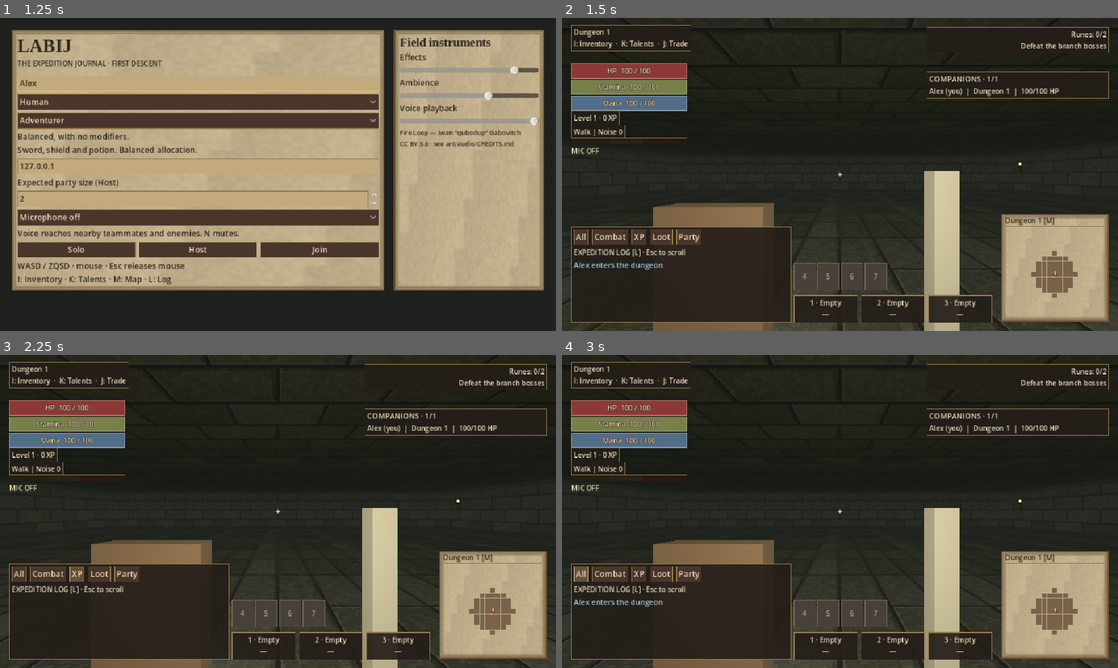
Above: before the commit, frames 1-4 (two rows, left to right).
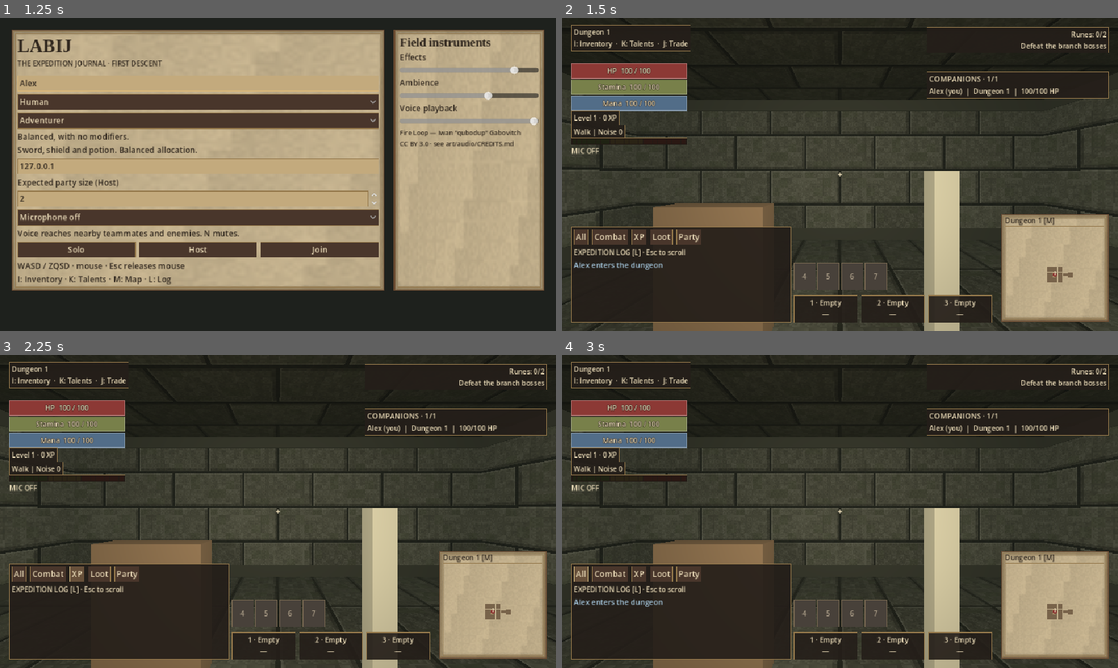
Above: after the commit, the same moments.

Repository: tdonnenfeld/LABIJ
Game: Godot game, scene res://game/main.tscn
Two runs of this game, one before a commit and one after it. Both use one fixed random seed, a clock stepped at 60 frames per second and the inputs below. Sound files missing from this copy of the repository are replaced by a short silence.
Inputs (mouse positions are in pixels of both pictures, inside the frame that each line leads up to):
- Up to frame 1 (1.25 s): click (200, 83) at 0.52 s; type "Alex" at 0.6 s
- Up to frame 2 (1.5 s): click "Solo" at 1.25 s
- Up to frame 3 (2.25 s): click "XP" at 2 s
- Up to frame 4 (3 s): click "All" at 2.75 s

Frame 1 is identical in both runs. In frame 2, 22% of the frame differs, in the area x 0-100%, y 22-90%; in frame 3, 22%; in frame 4, 22%.

Commit message:
Generate compact chambers and physical single-file corridors

Diff:
--- a/game/dungeon.gd
+++ b/game/dungeon.gd
@@ -1,6 +1,9 @@
 extends Node3D
 
 const CELL := 3.0
+const SINGLE_FILE := 1.2
+const PASSING := 1.9
+const SIDES := [Vector2i.UP, Vector2i.DOWN, Vector2i.LEFT, Vector2i.RIGHT]
 const VisualBuilder = preload("res://game/visuals/dungeon_visual_builder.gd")
 var visual_builder: Node3D
 var debug_geometry := false
@@ -10,8 +13,12 @@
 var visual := true
 var end_cell := Vector2i.ZERO
 var rooms: Array[Vector2i] = []
+var room_bounds: Array[Rect2i] = []
+var room_tiles: Dictionary = {}
+var corridor_widths: Dictionary = {}
+var corridor_blocks: Array = []
 
-func generate(seed_value: int, render_geometry: bool = true, room_count: int = 9) -> void:
+func generate(seed_value: int, render_geometry: bool = true, room_count: int = 9, boss_room: bool = false) -> void:
 	visual = render_geometry
 	debug_geometry = "--debug-geometry" in OS.get_cmdline_user_args()
 	var rng := RandomNumberGenerator.new()
@@ -21,28 +28,7 @@
 		wall_material = StandardMaterial3D.new()
 		floor_material.albedo_color = Color("#514d43")
 		wall_material.albedo_color = Color("#77705e")
-	var previous := Vector2i(0, 0)
-	var heading := Vector2i.RIGHT
-	for i in range(room_count):
-		var center := previous + heading * rng.randi_range(7, 11) + Vector2i(-heading.y, heading.x) * rng.randi_range(-4, 4)
-		if i == 0:
-			center = Vector2i.ZERO
-		rooms.append(center)
-		var size := Vector2i(rng.randi_range(3, 5), rng.randi_range(3, 5))
-		for x in range(-size.x, size.x + 1):
-			for y in range(-size.y, size.y + 1):
-				tiles[center + Vector2i(x, y)] = true
-		var p := previous
-		while p.x != center.x:
-			p.x += signi(center.x - p.x)
-			tiles[p] = true
-		while p.y != center.y:
-			p.y += signi(center.y - p.y)
-			tiles[p] = true
-		previous = center
-		if rng.randf() < 0.45:
-			heading = Vector2i.RIGHT if heading != Vector2i.RIGHT else (Vector2i.UP if rng.randf() < 0.5 else Vector2i.DOWN)
-	end_cell = previous
+	make_layout(rng, maxi(1, room_count), boss_room)
 	for key in tiles:
 		var p: Vector2i = key
 		var origin := Vector3(p.x * CELL, 0, p.y * CELL)
@@ -54,10 +40,13 @@
 				var dimensions := Vector3(0.2, 3, CELL) if d.x != 0 else Vector3(CELL, 3, 0.2)
 				add_box(origin + offset + Vector3.UP * 1.5, dimensions, wall_material)
 
+	for block in corridor_blocks:
+		add_box(block[0], block[1], wall_material)
+
 	if visual and not debug_geometry:
 		visual_builder = VisualBuilder.new()
 		add_child(visual_builder)
-		visual_builder.build(tiles, seed_value)
+		visual_builder.build(tiles, seed_value, corridor_blocks)
 
 func add_box(at: Vector3, dimensions: Vector3, material: StandardMaterial3D) -> void:
 	var body := StaticBody3D.new()
@@ -75,3 +64,63 @@
 	body.add_child(collision)
 	add_child(body)
 	body.position = at
+
+func make_layout(rng: RandomNumberGenerator, count: int, boss_room: bool) -> void:
+	var previous := Vector2i.ZERO
+	var previous_bounds := Rect2i()
+	for i in range(count):
+		var center := Vector2i.ZERO
+		var dimensions := Vector2i(2 + rng.randi_range(0, 1), 2 + rng.randi_range(0, 1))
+		if i == 0 or i == count - 1:
+			dimensions = Vector2i(3, 3)
+		if i == count - 1 and boss_room:
+			dimensions = Vector2i(5, 5)
+		if i > 0:
+			center = previous + Vector2i(rng.randi_range(6, 8), rng.randi_range(-4, 4))
+		var bounds := Rect2i(center - Vector2i(floori(dimensions.x * 0.5), floori(dimensions.y * 0.5)), dimensions)
+		rooms.append(center)
+		room_bounds.append(bounds)
+		for y in range(bounds.position.y, bounds.end.y):
+			for x in range(bounds.position.x, bounds.end.x):
+				var cell := Vector2i(x, y)
+				tiles[cell] = true
+				room_tiles[cell] = true
+		if i > 0:
+			var bend := floori(float(previous_bounds.end.x + bounds.position.x - 1) * 0.5)
+			carve_line(previous, Vector2i(bend, previous.y))
+			carve_line(Vector2i(bend, previous.y), Vector2i(bend, center.y))
+			carve_line(Vector2i(bend, center.y), center)
+		previous = center
+		previous_bounds = bounds
+	end_cell = previous
+	var cells: Array = tiles.keys()
+	cells.sort()
+	var narrow_count := 0
+	for cell in cells:
+		if room_tiles.has(cell):
+			continue
+		var axis := Vector2i.ZERO
+		for side in [Vector2i.RIGHT, Vector2i.DOWN]:
+			var cross := Vector2i(-side.y, side.x)
+			if tiles.has(cell + side) and tiles.has(cell - side) and not tiles.has(cell + cross) and not tiles.has(cell - cross):
+				axis = side
+				break
+		if axis == Vector2i.ZERO:
+			continue
+		var width := SINGLE_FILE if narrow_count == 0 or rng.randf() < 0.6 else PASSING
+		if width == SINGLE_FILE:
+			narrow_count += 1
+		corridor_widths[cell] = {"axis": axis, "width": width}
+		var depth := (CELL - width) * 0.5
+		var across := Vector3(-axis.y, 0, axis.x)
+		var origin := Vector3(cell.x * CELL, 1.5, cell.y * CELL)
+		var dimensions := Vector3(CELL, 3.0, depth) if axis.x != 0 else Vector3(depth, 3.0, CELL)
+		for side in [-1.0, 1.0]:
+			corridor_blocks.append([origin + across * side * (width * 0.5 + depth * 0.5), dimensions])
+
+func carve_line(from: Vector2i, to: Vector2i) -> void:
+	var cell := from
+	tiles[cell] = true
+	while cell != to:
+		cell += Vector2i(signi(to.x - cell.x), signi(to.y - cell.y))
+		tiles[cell] = true
--- a/game/main.gd
+++ b/game/main.gd
@@ -552,7 +552,8 @@
 	var actor := Player.new()
 	actor.name = str(id)
 	add_child(actor)
-	actor.position = Vector3(float(actors.size() % 4) * 0.85, 1.0, float(floori(float(actors.size()) / 4.0)) * 0.85)
+	var landing: Vector3 = world.arrival_position(0, world.stair_position(0, false), actors)
+	actor.position = landing if landing != Vector3.INF else Vector3.UP
 	actor.setup(not dedicated and id == multiplayer.get_unique_id(), not dedicated and DisplayServer.get_name() != "headless")
 	actors[id] = actor
 	var player_name := Profiles.clean_name(str(profile[0]))
@@ -798,7 +799,7 @@
 		for id in stair_cooldowns.keys():
 			stair_cooldowns[id] = maxf(0.0, stair_cooldowns[id] - delta)
 		for id in stair_requests.keys():
-			if world.objective.result == "" and actors.has(id) and stair_cooldowns.get(id, 0.0) <= 0.0 and world.transfer(actors[id], id):
+			if world.objective.result == "" and actors.has(id) and stair_cooldowns.get(id, 0.0) <= 0.0 and world.transfer(actors[id], id, actors):
 				stair_cooldowns[id] = 0.75
 				if multiplayer.has_multiplayer_peer():
 					transition.rpc(tick, id, actors[id].floor_id, actors[id].position, world.monster_snapshot())
--- a/game/player.gd
+++ b/game/player.gd
@@ -53,7 +53,7 @@
 
 func setup(local: bool, visual: bool = true) -> void:
 	collision_layer = 2
-	collision_mask = 1
+	collision_mask = 3
 	var collision := CollisionShape3D.new()
 	var capsule := CapsuleShape3D.new()
 	capsule.radius = 0.32
--- a/game/ui/minimap.gd
+++ b/game/ui/minimap.gd
@@ -11,12 +11,14 @@
 var party: Array = []
 var heading := 0.0
 var floor_title := ""
+var corridor_widths: Dictionary = {}
 
 func refresh(world, actor, actors: Dictionary, angle: float) -> void:
 	floor_id = actor.floor_id
 	center = Acoustics.cell(actor.position)
 	heading = angle
 	floor_title = world.Routes.NAMES[floor_id]
+	corridor_widths = world.floors[floor_id].corridor_widths
 	memory.reveal(floor_id, world.floors[floor_id].tiles, actor.position)
 	markers.clear()
 	markers[Acoustics.cell(world.stair_position(floor_id, false))] = "S" if floor_id == 0 else "U"
@@ -46,7 +48,12 @@
 		if absi(offset.x) > 8 or absi(offset.y) > 8:
 			continue
 		var at := middle + Vector2(offset) * step
-		draw_rect(Rect2(at - Vector2.ONE * step * 0.5, Vector2.ONE * (step - 0.7)), Color("#78634a"))
+		var extent := Vector2.ONE * (step - 0.7)
+		if corridor_widths.has(cell):
+			var corridor: Dictionary = corridor_widths[cell]
+			var narrow: float = step * corridor.width / 3.0
+			extent = Vector2(step, narrow) if corridor.axis.x != 0 else Vector2(narrow, step)
+		draw_rect(Rect2(at - extent * 0.5, extent), Color("#78634a"))
 		if markers.has(cell):
 			draw_string(font, at + Vector2(-4, 4), markers[cell], HORIZONTAL_ALIGNMENT_LEFT, -1, 11, Color("#ffe3a0"))
 		if party.has(cell):
@@ -59,4 +66,5 @@
 	memory.explored.clear()
 	markers.clear()
 	party.clear()
+	corridor_widths = {}
 	queue_redraw()
--- a/game/visuals/dungeon_visual_builder.gd
+++ b/game/visuals/dungeon_visual_builder.gd
@@ -18,7 +18,11 @@
 	var basis := Basis(Vector3.UP, angle).scaled_local(size)
 	batches[key].transforms.append(Transform3D(basis, at))
 
-func build(tiles: Dictionary, seed_value: int) -> void:
+func build(tiles: Dictionary, seed_value: int, corridor_blocks: Array = []) -> void:
+	var narrowed: Dictionary = {}
+	for block in corridor_blocks:
+		var at: Vector3 = block[0]
+		narrowed[Vector2i(roundi(at.x / CELL), roundi(at.z / CELL))] = true
 	for key in tiles:
 		var cell: Vector2i = key
 		var origin := Vector3(cell.x * CELL, 0, cell.y * CELL)
@@ -34,11 +38,13 @@
 			box("trim", at - normal * 0.025 + Vector3.UP * 0.12, Vector3(3, 0.24, 0.22), angle)
 			box("trim", at - normal * 0.025 + Vector3.UP * 2.88, Vector3(3, 0.24, 0.22), angle)
 			var hash_value := posmod(cell.x * 73 + cell.y * 151 + side.x * 17 + side.y * 31 + seed_value, 19)
-			if hash_value == 0:
+			if hash_value == 0 and not narrowed.has(cell):
 				add_torch(at, normal, angle)
-			if hash_value in [4, 11]:
+			if hash_value in [4, 11] and not narrowed.has(cell):
 				box("wall", at - normal * 0.04 + Vector3.UP * 1.5, Vector3(0.34, 3.0, 0.20), angle)
 		add_arch(tiles, cell, origin)
+	for block in corridor_blocks:
+		box("wall", block[0], block[1])
 	flush_batches()
 	for i in range(LIGHT_LIMIT):
 		var light := OmniLight3D.new()
--- a/game/world.gd
+++ b/game/world.gd
@@ -59,10 +59,11 @@
 		var level := Dungeon.new()
 		add_child(level)
 		level.position.y = -i * SPACING
-		level.generate(seed_value + i * 7919, visual, 5 if i >= Routes.MAIN_COUNT else 9)
+		var room_count := (5 if i >= Routes.MAIN_COUNT else 9) + 3 * (clampi(party_size, 1, 8) - 1)
+		level.generate(seed_value + i * 7919, visual, room_count, i >= Routes.MAIN_COUNT)
 		floors[i] = level
 		if i == 1:
-			tablet_position = level.position + Vector3(6, 0, 0)
+			tablet_position = level.position + Vector3(3, 0, 0)
 			if visual:
 				marker(level, Vector3(6, 0, 0), "ANCIENT TABLET [T]", Color("#8ab8a0"))
 		for branch in Routes.PARENTS:
@@ -84,8 +85,8 @@
 		if i == Routes.SANCTUARY:
 			objective.jewel_position = stair_position(i, true)
 		var cells: Array[Vector2i] = []
-		for cell in level.tiles:
-			if Vector2(cell).length() >= 7.0 and Vector2(cell - level.end_cell).length() >= 2.0 and not near_branch_entry(i, level.position + Vector3(cell.x * Dungeon.CELL, 0, cell.y * Dungeon.CELL)):
+		for cell in level.room_tiles:
+			if Vector2(cell).length() >= 4.0 and Vector2(cell - level.end_cell).length() >= 2.0 and not near_branch_entry(i, level.position + Vector3(cell.x * Dungeon.CELL, 0, cell.y * Dungeon.CELL)):
 				cells.append(cell)
 		cells.sort()
 		var count := mini(cells.size(), encounter_count(i, party_size))
@@ -251,7 +252,7 @@
 			if mob.kind in ["crypt_warden", "jewel_sentinel"]:
 				mob.node.get_child(2).visible = mob.phase == 1 and mob.stun <= 0
 
-func transfer(actor, peer_id: int) -> bool:
+func transfer(actor, peer_id: int, actors: Dictionary = {}) -> bool:
 	if objective.result != "" or actor.health <= 0 or actor.attack_phase != 0 or actor.cast_id != "":
 		return false
 	if interact_objective(actor, peer_id):
@@ -262,12 +263,15 @@
 		return false
 	var destination: int = route.destination
 	var arrival: Vector3 = route.arrival
+	var landing := arrival_position(destination, arrival, actors, actor)
+	if landing == Vector3.INF:
+		return false
 	var followers: Array = []
 	for mob in monsters.values():
 		if not mob.boss and mob.health > 0 and mob.floor == old and mob.target == peer_id and horizontal_distance(mob.node.position, actor.position) <= FOLLOW_RADIUS and horizontal_distance(mob.node.position, route.entry) <= FOLLOW_RADIUS:
 			followers.append(mob)
 	actor.floor_id = destination
-	actor.position = arrival + Vector3(0, 1, 0)
+	actor.position = landing
 	actor.velocity = Vector3.ZERO
 	actor.direction = Vector2.ZERO
 	for i in range(followers.size()):
@@ -1020,3 +1024,35 @@
 		return false
 	var distances := Acoustics.reach(floors[speaker.floor_id].tiles, speaker.position, radius)
 	return Acoustics.audible(distances, speaker.position, listener.position, radius)
+
+func arrival_position(floor_id: int, center: Vector3, actors: Dictionary, arriving = null) -> Vector3:
+	var level = floors[floor_id]
+	var candidates: Array[Vector3] = []
+	for z in range(-2, 3):
+		for x in range(-2, 3):
+			var offset := Vector3(x * 0.85, 0, z * 0.85)
+			if offset.length() <= USE_RADIUS:
+				candidates.append(center + offset + Vector3.UP)
+	candidates.sort_custom(func(a: Vector3, b: Vector3):
+		var da := a.distance_squared_to(center)
+		var db := b.distance_squared_to(center)
+		if not is_equal_approx(da, db):
+			return da < db
+		if a.x != b.x:
+			return a.x < b.x
+		return a.z < b.z)
+	for at in candidates:
+		var clear := true
+		for x in [-0.36, 0.36]:
+			for z in [-0.36, 0.36]:
+				if not level.room_tiles.has(Acoustics.cell(at + Vector3(x, 0, z))):
+					clear = false
+		if not clear:
+			continue
+		for other in actors.values():
+			if other != arriving and other.health > 0 and other.floor_id == floor_id and horizontal_distance(at, other.position) < 0.74:
+				clear = false
+				break
+		if clear:
+			return at
+	return Vector3.INF
--- /dev/null
+++ b/tests/compact_dungeons.gd
@@ -0,0 +1,88 @@
+extends SceneTree
+
+const Dungeon = preload("res://game/dungeon.gd")
+const World = preload("res://game/world.gd")
+const Player = preload("res://game/player.gd")
+var failures := 0
+
+func _initialize() -> void:
+	call_deferred("run")
+
+func check(ok: bool, description: String) -> void:
+	if not ok:
+		failures += 1
+		push_error(description)
+
+func connected(level) -> bool:
+	var seen := {Vector2i.ZERO: true}
+	var queue: Array[Vector2i] = [Vector2i.ZERO]
+	var cursor := 0
+	while cursor < queue.size():
+		var cell := queue[cursor]
+		cursor += 1
+		for side in Dungeon.SIDES:
+			var next: Vector2i = cell + side
+			if level.tiles.has(next) and not seen.has(next):
+				seen[next] = true
+				queue.append(next)
+	return seen.size() == level.tiles.size() and seen.has(level.end_cell)
+
+func run() -> void:
+	for seed_value in [0, 1, 123, 42069, 98123, -19]:
+		var level := Dungeon.new()
+		root.add_child(level)
+		level.generate(seed_value, false, 9, true)
+		check(connected(level), "Connected dungeon")
+		check(level.room_bounds.size() == 9 and level.room_bounds[-1].size == Vector2i(5, 5), "Boss chamber")
+		for i in range(8):
+			var extent: Vector2i = level.room_bounds[i].size
+			check(extent.x >= 2 and extent.y >= 2 and extent.x <= 3 and extent.y <= 3, "Compact room")
+		var single := 0
+		for cell in level.corridor_widths:
+			var corridor: Dictionary = level.corridor_widths[cell]
+			check(not level.room_tiles.has(cell), "No pinch inside room")
+			if corridor.width == Dungeon.SINGLE_FILE:
+				single += 1
+		check(single > 0 and level.corridor_blocks.size() == level.corridor_widths.size() * 2, "Physical single-file corridors")
+		level.free()
+	var world := World.new()
+	root.add_child(world)
+	world.build(123, false, 8)
+	var actors := {}
+	for i in range(8):
+		var actor := Player.new()
+		root.add_child(actor)
+		actor.setup(false, false)
+		var landing := world.arrival_position(0, Vector3.ZERO, actors)
+		check(landing != Vector3.INF and landing.length() <= 2.7, "Clear party landing")
+		actor.position = landing
+		actors[i] = actor
+	for a in actors:
+		for b in actors:
+			if a != b:
+				check(actors[a].position.distance_to(actors[b].position) >= 0.74, "No overlapping arrivals")
+	for floor_id in world.floors:
+		var count := 0
+		for mob in world.monsters.values():
+			if mob.floor == floor_id and not mob.boss and not mob.reserve:
+				count += 1
+		check(count == world.encounter_count(floor_id, 8), "Full encounter budget")
+	# Isolate a pair of players and test the real physics mask.
+	for actor in actors.values():
+		actor.free()
+	world.free()
+	var first := Player.new()
+	var second := Player.new()
+	root.add_child(first)
+	root.add_child(second)
+	first.setup(false, false)
+	second.setup(false, false)
+	first.position = Vector3(0, 1, 0)
+	second.position = Vector3(1.5, 1, 0)
+	await physics_frame
+	await physics_frame
+	var hit := first.move_and_collide(Vector3(2, 0, 0), true)
+	check(hit != null and hit.get_collider() == second, "Players physically block one another")
+	first.free()
+	second.free()
+	quit(0 if failures == 0 else 1)
Not shown, changed: docs/ART_DIRECTION.md
